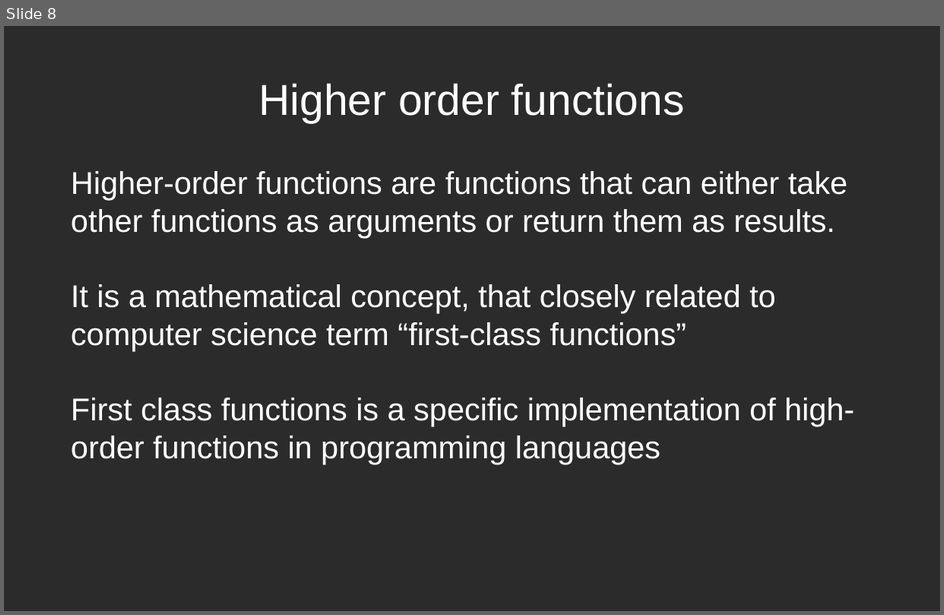
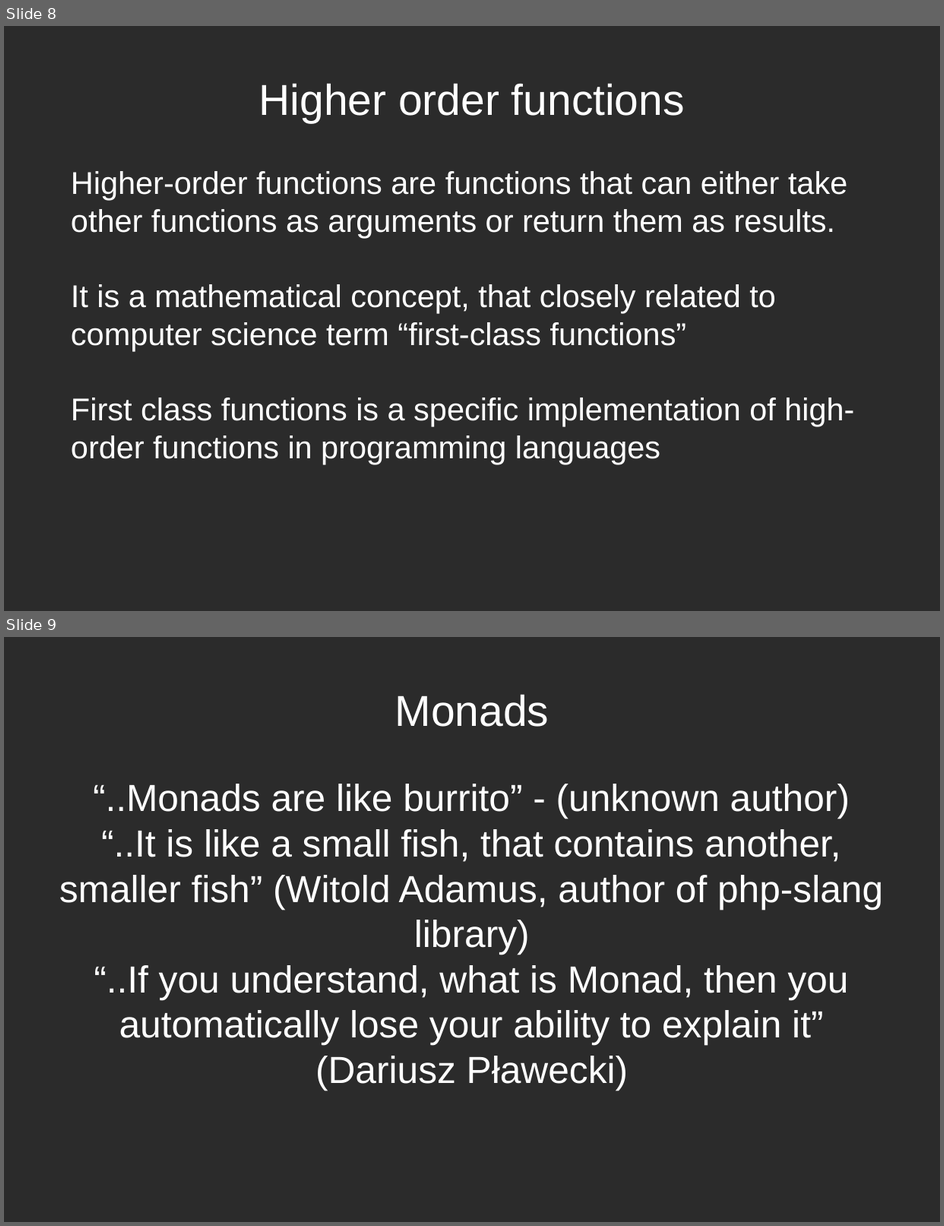
Before and after one commit to fkryvyts/functional_programming, a slide deck: documentation/presentation.odp. Shown one above the other, each under a label of ours: slide 8 before the commit, slides 8 and 9 after it. The pictures are 944x615 and 944x1226 pixels, drawn with LibreOffice and Linux fonts; fonts in the diff are those of the drawing; background and template pictures are left out; a plain dark background stands for a picture behind light text. Boxes give left, top, right and bottom in pixels: in the first picture for what was removed or moved away, otherwise in the second. Text is boxed around its words. In the diff, an @@ line names an element or a change of style, - is before the commit and + after.

```diff
--- a/documentation/presentation.odp
+++ b/documentation/presentation.odp
@@ slide 9 added at (4,637,940,1222), background picture (left out) @@
@@ title added at (395,694,550,727), 36.7 pt, text #FFFFFF @@
+Monads
@@ subtitle added at (59,784,883,1091), 32 pt, text #FFFFFF @@
+“..Monads are like burrito” - (unknown author)
+“..It is like a small fish, that contains another, smaller fish” (Witold Adamus, author of php-slang library)
+“..If you understand, what is Monad, then you automatically lose your ability to explain it” (Dariusz Pławecki)
```
Also in this commit, not shown: 5 other slides added.
